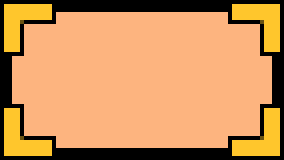
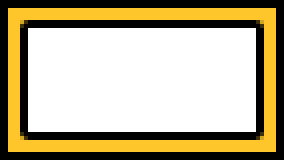
Layered file, before and after one edit (284x160). Changes by layer:
added layer "Calque 6" above "Calque 3" over bbox(4, 4, 280, 156)
hid "Calque 3" over bbox(4, 4, 280, 156)
hid "Room frame" over bbox(4, 4, 280, 156)
hid "safe color" over bbox(12, 12, 272, 148)
hid "Arrière-plan" over bbox(4, 4, 280, 156)
